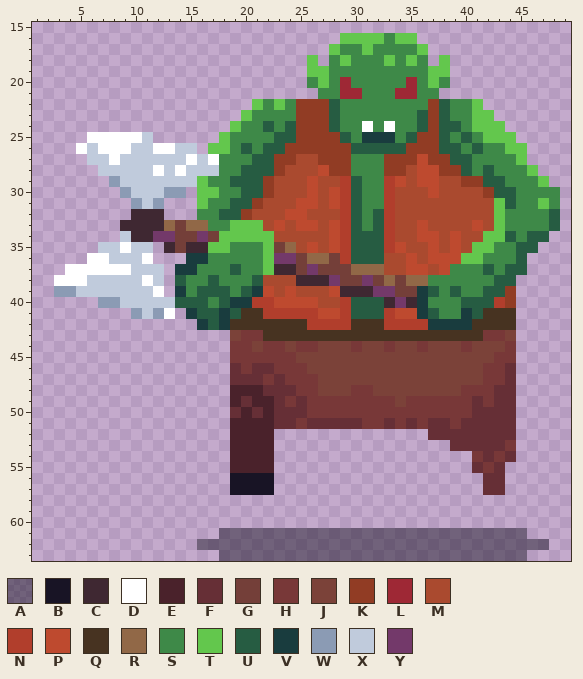
A pixel-art sprite gets an edit: sprites/enemies/ork_run/ork_run_2.png. The picture above is the old version.
The file is 64x64 pixels. Shown: x 1..49, y 15..63.
Palette (. is transparent): A #1814257b  B #181425  C #3f2832  D #ffffff  E #4a222b  F #662f36  G #743f39  H #783838  J #7b4239  K #913c24  L #9e2835  M #aa4a2f  N #b13e2c  P #be4a2f  Q #473321  R #916847  S #3e8948  T #63c74d  U #265c42  V #193c3e  W #8b9bb4  X #c0cbdc  Y #73396a
Pixels before (only the part around the change), first column x 21:
15 ...........................
16 ........TTTTSTT............
17 .......TSSTSSSST...........
18 .....T.STSSSTSTS.T.........
19 .....TTSSSSSSSSSTT.........
20 .....STSLSSSSSLSTS.........
21 ......SSLLSSSLLSS..........
22 TSTSKKKUSSSSSSSSKUSST......
23 SSSSKKKUSSSSSSSUKUSSTT.....
24 SUSUKKKUSSDSDSSUKUUSTTT....
25 SSUUKKKKUSVVVSUKKUSUSTTT...
26 SUUKKKKKKUUUUUKKKUUSUSSTT..
27 UUKKMMKKKSSSKKKPKKUUSSSST..
28 UUKMMMPKKSSSKKMPPKKUSUSSST.
29 UKMMMPMMNUSSNPMPPMMKKUUSSST
30 UKMMMPMPNUSSNMMMPMMMMKUUSSS
31 KMMMPPMPNUSSNMMMMMMMMMTUSST
32 MMMPPMMMNUSUNMMMMMMMMMTSSSS
33 TMPMPPMPNUSUNMMPMMMMPMTSSSS
34 TTMMMMMPNUUUNMMPPMPMMTTUSUU
Once edited:
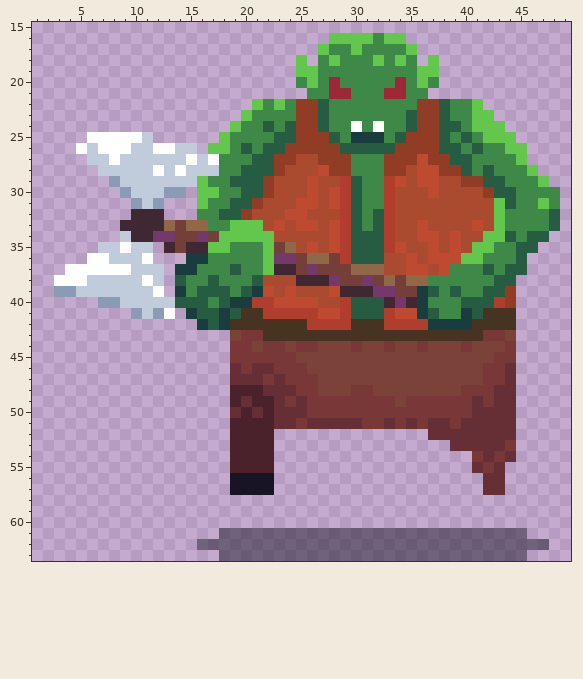
Change:
{"y":16,"x":28,"old":".","new":"T"}
{"y":16,"x":32,"old":"TS","new":"ST"}
{"y":16,"x":35,"old":"T","new":"."}
{"y":17,"x":27,"old":".T","new":"TS"}
{"y":17,"x":30,"old":"ST","new":"TS"}
{"y":17,"x":35,"old":"ST","new":"T."}
{"y":18,"x":25,"old":".T.ST","new":"T.STS"}
{"y":18,"x":32,"old":"STSTS.T","new":"TSTS.T."}
{"y":19,"x":25,"old":".","new":"T"}
{"y":19,"x":27,"old":"T","new":"S"}
{"y":19,"x":36,"old":"S","new":"T"}
{"y":19,"x":38,"old":"T","new":"."}
{"y":20,"x":25,"old":".STSL","new":"STSLS"}
{"y":20,"x":34,"old":"SLSTS","new":"LSTS."}
{"y":21,"x":26,"old":".","new":"S"}
{"y":21,"x":28,"old":"S","new":"L"}
{"y":21,"x":30,"old":"L","new":"S"}
{"y":21,"x":33,"old":"S","new":"L"}
{"y":21,"x":35,"old":"L","new":"S"}
{"y":21,"x":37,"old":"S","new":"."}
{"y":22,"x":27,"old":"KU","new":"US"}
{"y":22,"x":36,"old":"S","new":"K"}
{"y":23,"x":27,"old":"KU","new":"US"}
{"y":23,"x":35,"old":"SU","new":"UK"}
{"y":24,"x":27,"old":"KU","new":"US"}
{"y":24,"x":30,"old":"SDSD","new":"DSDS"}
{"y":24,"x":35,"old":"SU","new":"UK"}
{"y":25,"x":28,"old":"KUS","new":"USV"}
{"y":25,"x":33,"old":"VSU","new":"SUK"}
{"y":26,"x":29,"old":"K","new":"U"}
{"y":26,"x":34,"old":"U","new":"K"}
